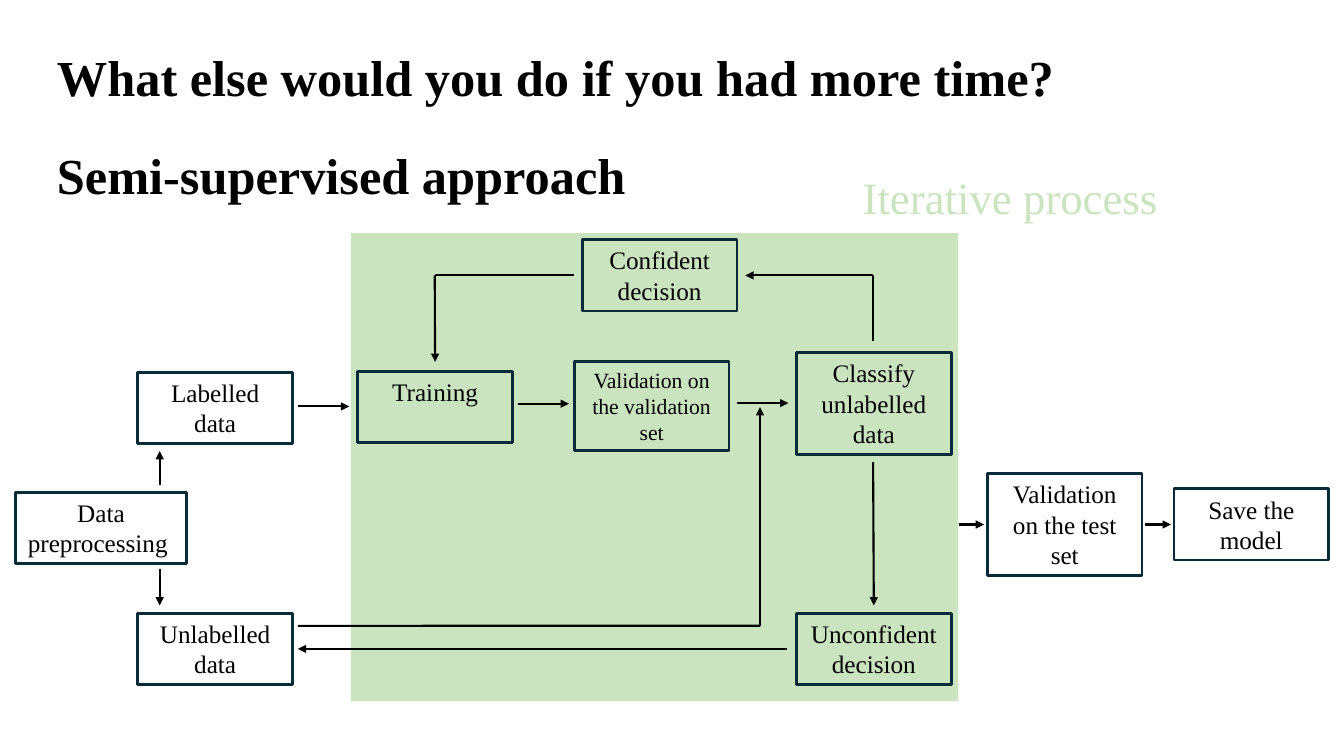
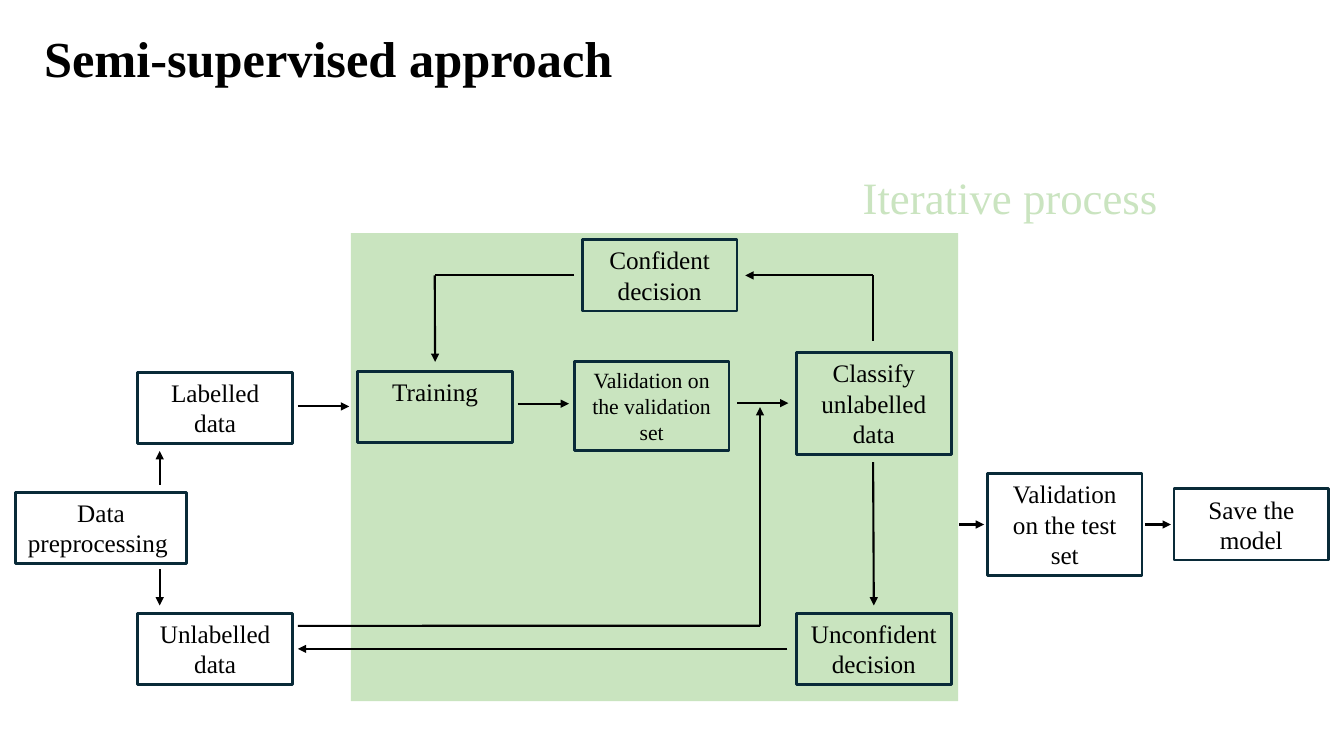
Before and after one commit to mariia080693/sports-betting-semi-supervised-xgb, a slide deck: slide 7 of Slides.pptx. Drawn at 1344x756 pixels with LibreOffice and Linux fonts; fonts in the diff are those of the drawing. Boxes give left, top, right and bottom in pixels: in the first picture for what was removed or moved away, otherwise in the second. Text is boxed around its words. In the diff, an @@ line names an element or a change of style, - is before the commit and + after.

```diff
--- a/Slides.pptx
+++ b/Slides.pptx
@@ text "Semi-supervised approach": place and size @@
-text "Semi-supervised approach" at (57,159,625,205)
+text "Semi-supervised approach" at (44,42,612,87)
@@ text removed at (57,60,1054,106) @@
-What else would you do if you had more time?
```
Also in this commit, not shown: 6 other slides changed, 1 other file.
